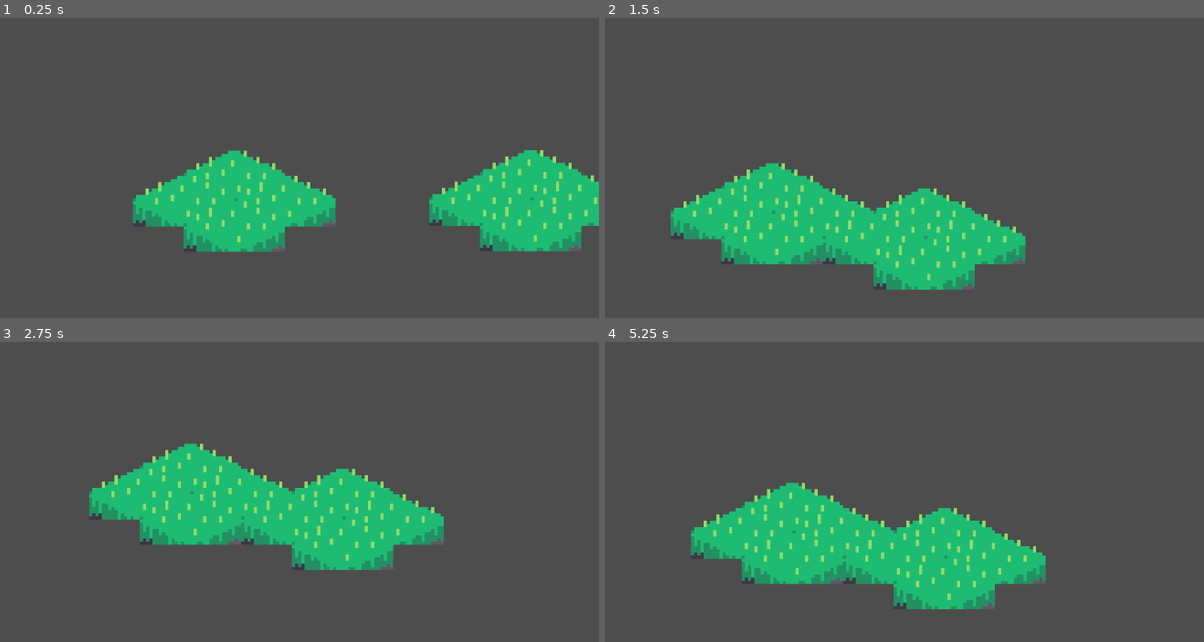
Above: before the commit, frames 1-4 (two rows, left to right).
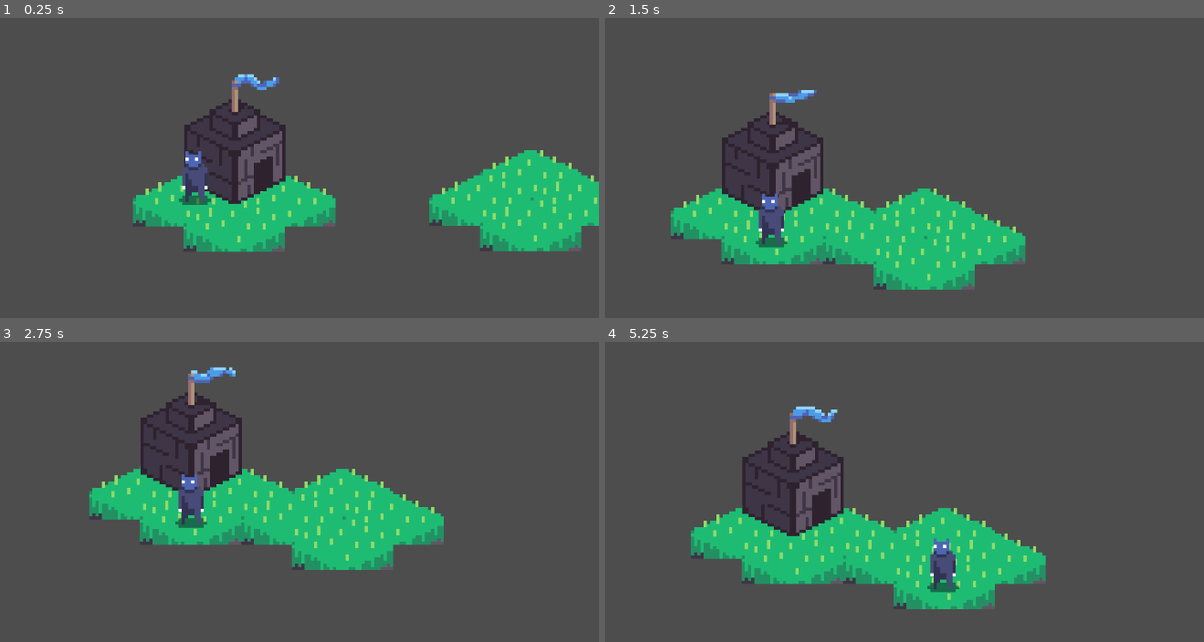
Above: after the commit, the same moments.

Repository: SuperSheaff/Ludum-Dare-55
Game: Godot game, scene res://world/world.tscn
Two runs of this game, one before a commit and one after it. Both use one fixed random seed, a clock stepped at 60 frames per second and the inputs below. This scene is started directly instead of the project's main scene. Sound files missing from this copy of the repository are replaced by a short silence.
Inputs (mouse positions are in pixels of both pictures, inside the frame that each line leads up to):
- Up to frame 1 (0.25 s): no input
- Up to frame 2 (1.5 s): tap Enter at 0.5 s; move the mouse to (1000, 201) at 0.52 s; hold Space (summon) 0.53-1.28 s; move the mouse to (694, 243) at 1.27 s; tap Space (summon) at 1.35 s
- Up to frame 3 (2.75 s): move the mouse to (305, 456) at 2.02 s; hold Space (summon) from 2.03 s (still down)
- Up to frame 4 (5.25 s): move the mouse to (802, 630) at 2.77 s; release Space (summon) at 2.78 s; tap Space (summon) at 2.85, 4.35 s; move the mouse to (1060, 609) at 3.52 s; hold Space (summon) 3.53-4.28 s; move the mouse to (622, 486) at 4.27 s; move the mouse to (874, 546) at 5.02 s; hold Space (summon) from 5.03 s (still down)

The runs differ from the first frame. In frame 1, 3.6% of the frame differs, in the area x 29-48%, y 18-63%; in frame 2, 3.6%; in frame 3, 3.7%; in frame 4, 3.9%, in the area x 22-60%, y 21-84%.

Commit message:
add dude to player island, change dude position to local

Diff:
--- a/Scripts/Dude/States/Idle/dude_idle_roam.gd
+++ b/Scripts/Dude/States/Idle/dude_idle_roam.gd
@@ -11,35 +11,18 @@
 func Update(delta: float):
 	super.Update(delta)
 
-	if dude.global_position.distance_to(target_position) < 10.0:
+	if dude.position.distance_to(target_position) < 10.0:
 		Transitioned.emit(self, "IdlePause")
 
 func Physics_Update(delta: float):
 	super.Physics_Update(delta)
 	if dude and target_position != null:
-		var direction = (target_position - dude.global_position).normalized()
+		var direction = (target_position - dude.position).normalized()
 		dude.velocity = direction * move_speed
 
 func randomize_wander():
-	var tilemap = GameController.tilemap
-	var bounds = tilemap.get_used_rect()
-	var random_cell = Vector2()
-	var valid_cell_found = false
-
-	while not valid_cell_found:
-		random_cell = Vector2(
-			randi() % int(bounds.size.x) + bounds.position.x,
-			randi() % int(bounds.size.y) + bounds.position.y
-		)
-
-		if tilemap.get_cell_source_id(0, random_cell) != -1:
-			valid_cell_found = true
-
-	target_position = tilemap.map_to_local(random_cell) + tilemap.tile_set.tile_size * 0.5
-
-
-func is_within_tilemap_bounds(position):
-	var tilemap = GameController.tilemap
-	var local_position = tilemap.to_local(position)
-	var cell = tilemap.local_to_map(local_position)
-	return tilemap.get_cell_source_id(0, cell) != -1
+	var tilemap = dude.island.tilemap
+	var valid_cells = dude.island.tilemap.get_used_cells(0)
+	var random_cell = valid_cells.pick_random()
+	target_position = tilemap.map_to_local(random_cell) + Vector2(0.0, GameData.TILE_HEIGHT)
+	print(target_position)
--- a/Scripts/Dude/dude.gd
+++ b/Scripts/Dude/dude.gd
@@ -3,6 +3,7 @@
 
 var task = null
 var house : House
+var island = null
 
 func _physics_process(delta):
 	move_and_slide()
--- a/Scripts/game_controller.gd
+++ b/Scripts/game_controller.gd
@@ -7,10 +7,11 @@
 var current_ore = 0
 
 func _ready():
-	spawn_dude()
-	spawn_dude()
-	spawn_dude()
-	spawn_dude()
+	#spawn_dude()
+	#spawn_dude()
+	#spawn_dude()
+	#spawn_dude()
+	pass
 
 func check_for_task(dude_position):
 	var closest_task = null
@@ -57,9 +58,11 @@
 
 	return null
 
-func spawn_dude():
+func spawn_dude(island):
 	var new_dude = dude_scene.instantiate()
+	new_dude.island = island
 	var house = find_nearest_house(new_dude.global_position)
+	print(house)
 	AudioManager.play("spawn", -9)
 	if house:
 		new_dude.house = house
@@ -83,7 +86,7 @@
 func add_food():
 	current_food += 1
 	if current_food >= 4:
-		spawn_dude()
+		#spawn_dude()
 		current_food = 0
 	print("Food: ", current_food)
 
--- a/world/player.gd
+++ b/world/player.gd
@@ -22,6 +22,8 @@
 
 func _ready():
 	_get_collision_edge(true)
+	GameController.spawn_dude(self)
+
 
 
 # Called every frame. 'delta' is the elapsed time since the previous frame.
--- a/world/player.tscn
+++ b/world/player.tscn
@@ -1,8 +1,9 @@
-[gd_scene load_steps=4 format=3 uid="uid://0uexbmokxjg6"]
+[gd_scene load_steps=5 format=3 uid="uid://0uexbmokxjg6"]
 
 [ext_resource type="PackedScene" uid="uid://cke738yixhthx" path="res://world/island.tscn" id="1_nkg0s"]
 [ext_resource type="Script" path="res://world/player.gd" id="2_65w22"]
 [ext_resource type="Script" path="res://world/Camera2D.gd" id="3_xgala"]
+[ext_resource type="PackedScene" uid="uid://ccorg5bj766v5" path="res://Scenes/Buildings/house.tscn" id="4_q7pwu"]
 
 [node name="Player" instance=ExtResource("1_nkg0s")]
 script = ExtResource("2_65w22")
@@ -11,5 +12,8 @@
 position_smoothing_enabled = true
 script = ExtResource("3_xgala")
 
+[node name="House" parent="." index="3" groups=["Houses"] instance=ExtResource("4_q7pwu")]
+position = Vector2(1, -71)
+
 [connection signal="area_shape_entered" from="Area2D" to="." method="_on_area_2d_area_shape_entered"]
 [connection signal="area_shape_exited" from="Area2D" to="." method="_on_area_2d_area_shape_exited"]
